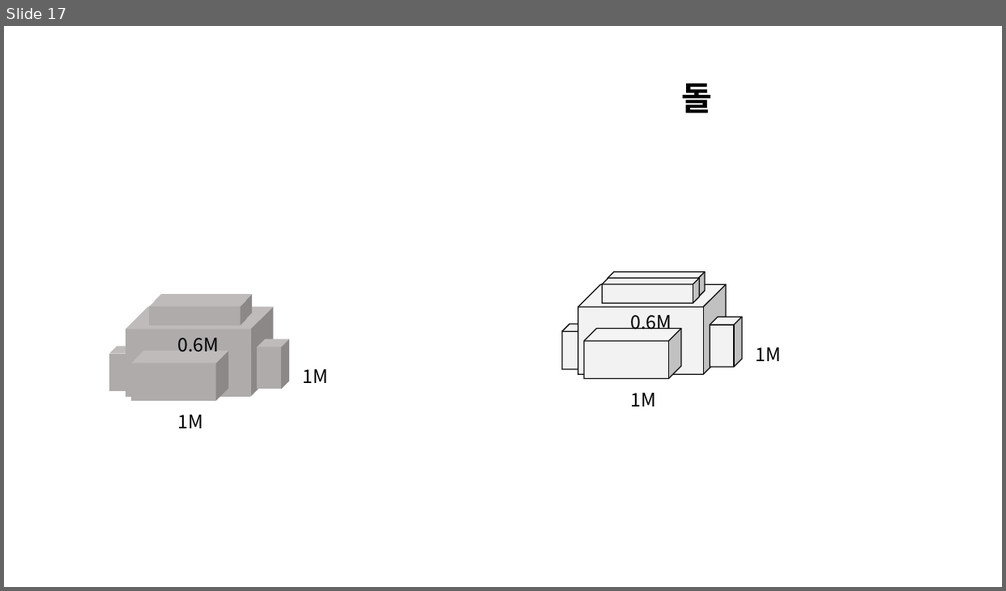
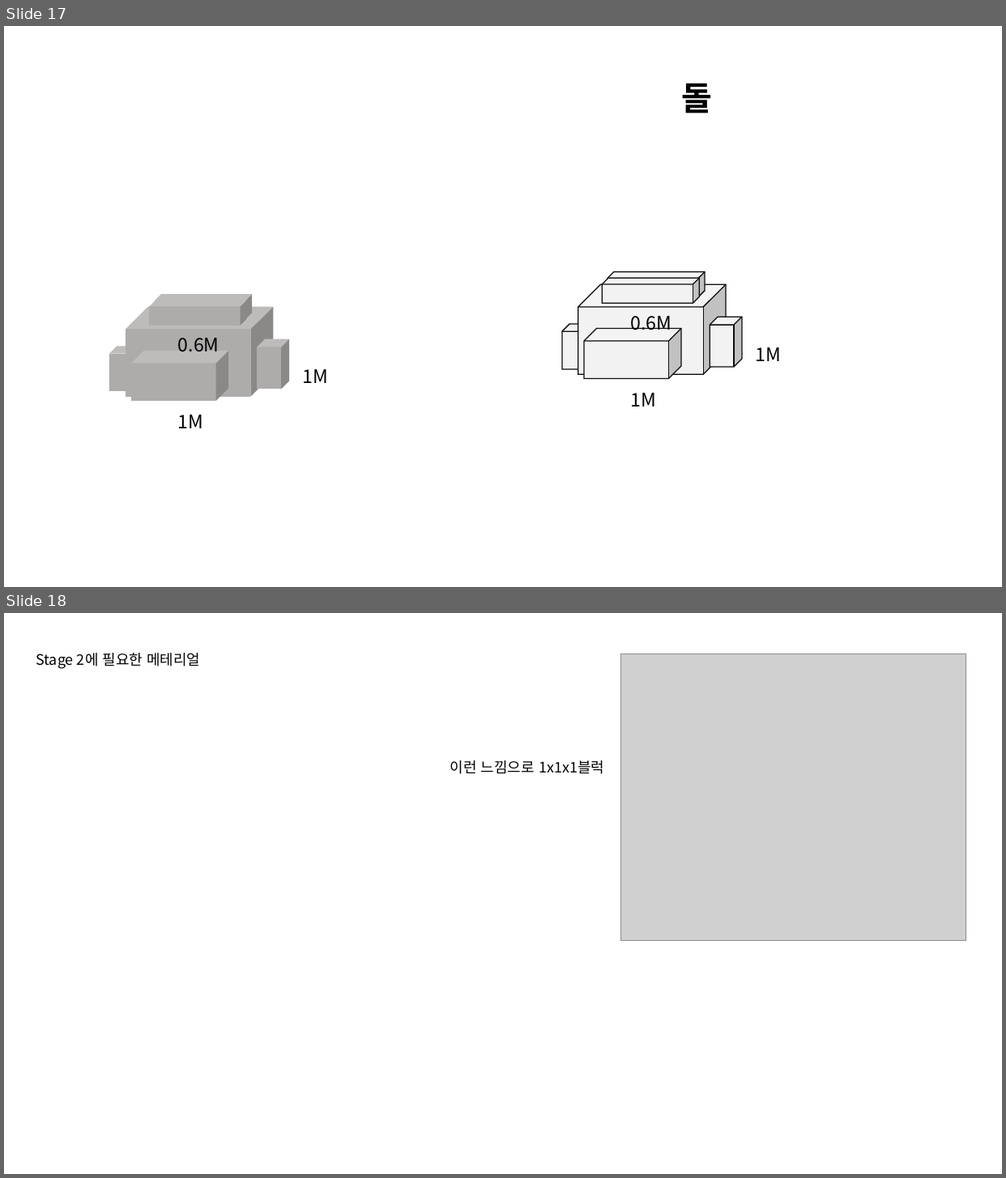
Before and after one commit to Sunghooni/Narsha, a slide deck: 기획/코딩게임 예시.pptx. Shown one above the other, each under a label of ours: slide 17 before the commit, slides 17 and 18 after it. The pictures are 1006x591 and 1006x1178 pixels, drawn with LibreOffice and Linux fonts; fonts in the diff are those of the drawing; grey boxes stand for pictures. Boxes give left, top, right and bottom in pixels: in the first picture for what was removed or moved away, otherwise in the second. Text is boxed around its words. In the diff, an @@ line names an element or a change of style, - is before the commit and + after.

```diff
--- a/기획/코딩게임 예시.pptx
+++ b/기획/코딩게임 예시.pptx
@@ slide 18 added at [4,613,1002,1174], background #FFFFFF @@
@@ text added at [36,653,200,669], 14 pt, text #000000 @@
+Stage 2에 필요한 메테리얼
@@ picture added at [621,653,967,940] @@
@@ text added at [450,760,604,774], 14 pt, text #000000 @@
+이런 느낌으로 1x1x1블럭
```
Also in this commit, not shown: 15 other slides changed, 1 slide removed.
